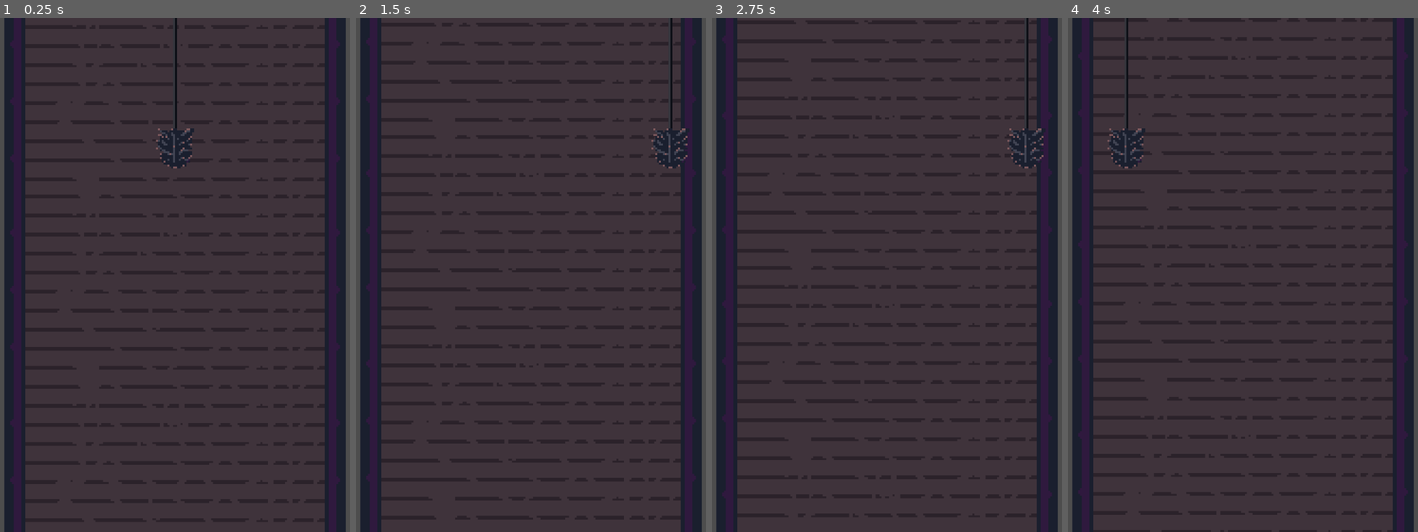
Above: before the commit, frames 1-4 (left to right).
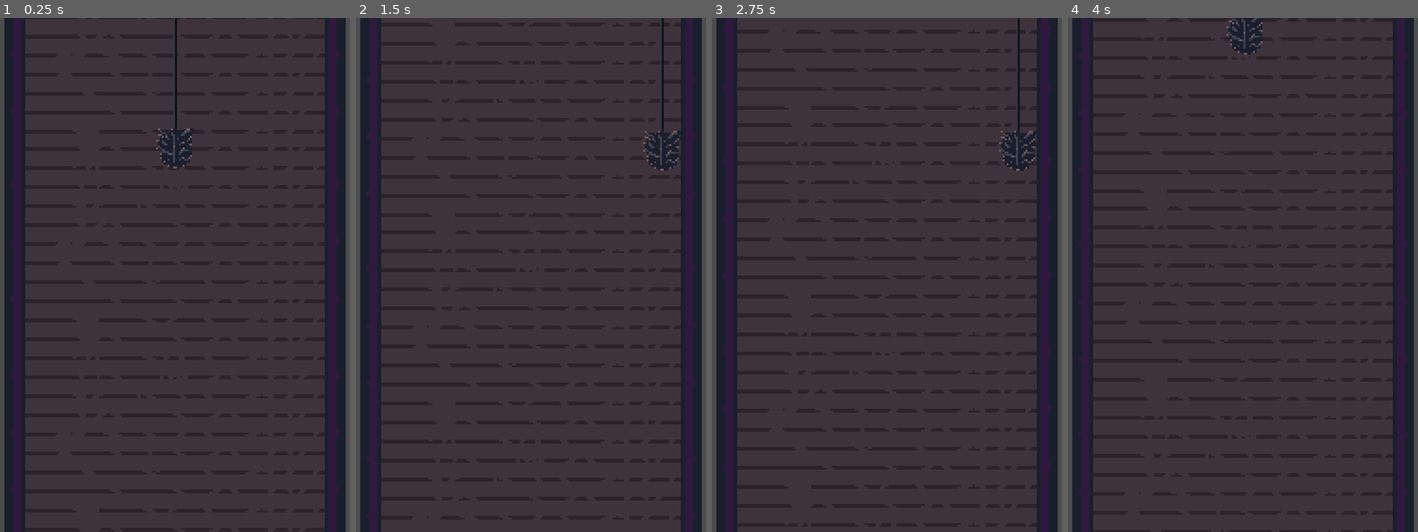
Above: after the commit, the same moments.

Repository: Ytlander/chimney-of-riches
Game: Godot game, scene res://Scenes/main.tscn
The game is run twice, just before and just after one commit, with the same random seed, the same clock (stepped at 60 frames per second) and the same inputs.
Inputs:
- Up to frame 1 (0.25 s): no input
- Up to frame 2 (1.5 s): hold Right (ui_right) 0.53-1.28 s; hold S (down, bound only after the commit) from 1.28 s (still down)
- Up to frame 3 (2.75 s): tap Enter at 2 s; release S (down, bound only after the commit) at 2.03 s; hold Right (ui_right) from 2.03 s (still down)
- Up to frame 4 (4 s): tap Space at 2.75 s; release Right (ui_right) at 2.78 s; hold W (up, bound only after the commit) 2.78-3.53 s; hold Left (ui_left) from 3.53 s (still down)

The runs differ from the first frame. In frame 2, 0.7% of the frame differs, in the area x 82-95%, y 0-30%; in frame 3, 0.7%; in frame 4, 1.0%, in the area x 11-56%, y 0-30%.

Commit message:
add player controller
Use move and slide to easily detect wall collision

also set up player boundaries with world boundry colliders

Diff:
--- a/Scenes/main.tscn
+++ b/Scenes/main.tscn
@@ -9,7 +9,6 @@
 distance = 0.0157233
 
 [sub_resource type="CapsuleShape2D" id="CapsuleShape2D_3vxka"]
-radius = 8.0
 height = 20.0
 
 [node name="Main" type="Node2D"]
@@ -18,20 +17,37 @@
 position = Vector2(-2, -170)
 zoom = Vector2(4, 4)
 
-[node name="World boundaries" type="Node2D" parent="."]
+[node name="PlayerBoundaries" type="Node2D" parent="."]
+position = Vector2(1, -211)
 
-[node name="StaticBody2D" type="StaticBody2D" parent="World boundaries"]
-position = Vector2(-81, 0)
+[node name="BoundaryLeft" type="StaticBody2D" parent="PlayerBoundaries"]
+position = Vector2(-80, 0)
 
-[node name="CollisionShape2D" type="CollisionShape2D" parent="World boundaries/StaticBody2D"]
+[node name="CollisionShape2D" type="CollisionShape2D" parent="PlayerBoundaries/BoundaryLeft"]
 rotation = 1.57304
 shape = SubResource("WorldBoundaryShape2D_3vvi4")
 
-[node name="StaticBody2D2" type="StaticBody2D" parent="World boundaries"]
-position = Vector2(81, 0)
+[node name="BoundaryRight" type="StaticBody2D" parent="PlayerBoundaries"]
+position = Vector2(78, 0)
 rotation = -3.14159
 
-[node name="CollisionShape2D" type="CollisionShape2D" parent="World boundaries/StaticBody2D2"]
+[node name="CollisionShape2D" type="CollisionShape2D" parent="PlayerBoundaries/BoundaryRight"]
+rotation = 1.57304
+shape = SubResource("WorldBoundaryShape2D_3vvi4")
+
+[node name="BoundaryTop" type="StaticBody2D" parent="PlayerBoundaries"]
+position = Vector2(-1, -95)
+rotation = 1.5708
+
+[node name="CollisionShape2D" type="CollisionShape2D" parent="PlayerBoundaries/BoundaryTop"]
+rotation = 1.57304
+shape = SubResource("WorldBoundaryShape2D_3vvi4")
+
+[node name="BoundaryBottom" type="StaticBody2D" parent="PlayerBoundaries"]
+position = Vector2(-1, -14)
+rotation = 4.71236
+
+[node name="CollisionShape2D" type="CollisionShape2D" parent="PlayerBoundaries/BoundaryBottom"]
 rotation = 1.57304
 shape = SubResource("WorldBoundaryShape2D_3vvi4")
 
@@ -52,14 +68,13 @@
 region_rect = Rect2(0, 300, 20, 60)
 
 [node name="CollisionShape2D" type="CollisionShape2D" parent="ChimneySweep"]
-position = Vector2(0, 10)
+position = Vector2(0, 6)
 shape = SubResource("CapsuleShape2D_3vxka")
 
 [node name="Sprite2D" type="Sprite2D" parent="ChimneySweep"]
 
 [node name="ParallaxBackground" type="ParallaxBackground" parent="."]
 script = ExtResource("2_afgnd")
-scroll_speed = 100
 
 [node name="ParallaxLayer" type="ParallaxLayer" parent="ParallaxBackground"]
 position = Vector2(0, -255)
--- a/Scenes/wall_segment.gd
+++ b/Scenes/wall_segment.gd
@@ -1,13 +1,5 @@
 extends ParallaxBackground
-
-@export var scroll_speed:int = 10
-
-
-# Called when the node enters the scene tree for the first time.
-func _ready():
-	pass # Replace with function body.
-
 
 # Called every frame. 'delta' is the elapsed time since the previous frame.
 func _process(delta):
-	scroll_base_offset.y -= scroll_speed * delta
+	scroll_base_offset.y -= GlobalVariables.speed * delta
--- a/project.godot
+++ b/project.godot
@@ -15,11 +15,42 @@
 config/features=PackedStringArray("4.3", "Forward Plus")
 config/icon="res://icon.svg"
 
+[autoload]
+
+GlobalVariables="*res://scripts/global_variables.gd"
+
 [display]
 
 window/size/viewport_height=1080
 window/size/resizable=false
 
+[input]
+
+left={
+"deadzone": 0.5,
+"events": [Object(InputEventKey,"resource_local_to_scene":false,"resource_name":"","device":-1,"window_id":0,"alt_pressed":false,"shift_pressed":false,"ctrl_pressed":false,"meta_pressed":false,"pressed":false,"keycode":0,"physical_keycode":65,"key_label":0,"unicode":97,"location":0,"echo":false,"script":null)
+, Object(InputEventKey,"resource_local_to_scene":false,"resource_name":"","device":-1,"window_id":0,"alt_pressed":false,"shift_pressed":false,"ctrl_pressed":false,"meta_pressed":false,"pressed":false,"keycode":0,"physical_keycode":4194319,"key_label":0,"unicode":0,"location":0,"echo":false,"script":null)
+]
+}
+right={
+"deadzone": 0.5,
+"events": [Object(InputEventKey,"resource_local_to_scene":false,"resource_name":"","device":-1,"window_id":0,"alt_pressed":false,"shift_pressed":false,"ctrl_pressed":false,"meta_pressed":false,"pressed":false,"keycode":0,"physical_keycode":68,"key_label":0,"unicode":100,"location":0,"echo":false,"script":null)
+, Object(InputEventKey,"resource_local_to_scene":false,"resource_name":"","device":-1,"window_id":0,"alt_pressed":false,"shift_pressed":false,"ctrl_pressed":false,"meta_pressed":false,"pressed":false,"keycode":0,"physical_keycode":4194321,"key_label":0,"unicode":0,"location":0,"echo":false,"script":null)
+]
+}
+up={
+"deadzone": 0.5,
+"events": [Object(InputEventKey,"resource_local_to_scene":false,"resource_name":"","device":-1,"window_id":0,"alt_pressed":false,"shift_pressed":false,"ctrl_pressed":false,"meta_pressed":false,"pressed":false,"keycode":0,"physical_keycode":87,"key_label":0,"unicode":119,"location":0,"echo":false,"script":null)
+, Object(InputEventKey,"resource_local_to_scene":false,"resource_name":"","device":-1,"window_id":0,"alt_pressed":false,"shift_pressed":false,"ctrl_pressed":false,"meta_pressed":false,"pressed":false,"keycode":0,"physical_keycode":4194320,"key_label":0,"unicode":0,"location":0,"echo":false,"script":null)
+]
+}
+down={
+"deadzone": 0.5,
+"events": [null, Object(InputEventKey,"resource_local_to_scene":false,"resource_name":"","device":-1,"window_id":0,"alt_pressed":false,"shift_pressed":false,"ctrl_pressed":false,"meta_pressed":false,"pressed":false,"keycode":0,"physical_keycode":83,"key_label":0,"unicode":115,"location":0,"echo":false,"script":null)
+, Object(InputEventKey,"resource_local_to_scene":false,"resource_name":"","device":-1,"window_id":0,"alt_pressed":false,"shift_pressed":false,"ctrl_pressed":false,"meta_pressed":false,"pressed":false,"keycode":0,"physical_keycode":4194322,"key_label":0,"unicode":0,"location":0,"echo":false,"script":null)
+]
+}
+
 [rendering]
 
 textures/canvas_textures/default_texture_filter=0
--- /dev/null
+++ b/scripts/global_variables.gd
@@ -0,0 +1,3 @@
+extends Node
+
+@export var speed = 500
--- a/scripts/player_controller.gd
+++ b/scripts/player_controller.gd
@@ -1,17 +1,19 @@
 extends CharacterBody2D
 
 
-const SPEED = 300.0
-const JUMP_VELOCITY = -400.0
+@export var Speed = 150
 
 
 func _physics_process(delta):
 	# Get the input direction and handle the movement/deceleration.
 	# As good practice, you should replace UI actions with custom gameplay actions.
-	var direction = Input.get_axis("ui_left", "ui_right")
-	if direction:
-		velocity.x = direction * SPEED
-	else:
-		velocity.x = move_toward(velocity.x, 0, SPEED)
+	var directionX = Input.get_axis("left", "right")
+	var directionY = Input.get_axis("up", "down")
+
+	velocity.x = directionX
+	velocity.y = directionY
+
+	if velocity.length() > 0:
+		velocity *= Speed
 
 	move_and_slide()
